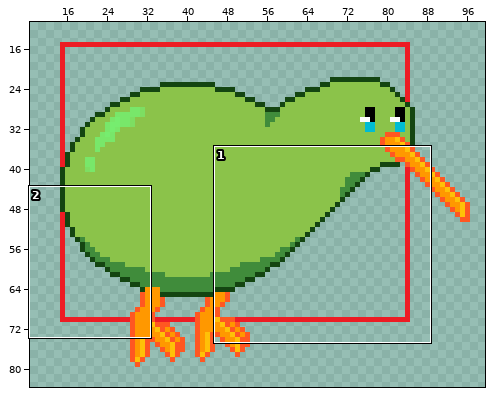
Sprite sheet, stored at Images/birb_sprite.png. The first picture is a wide view before the edit; the outline marks the close-up.
Close-up. Before:
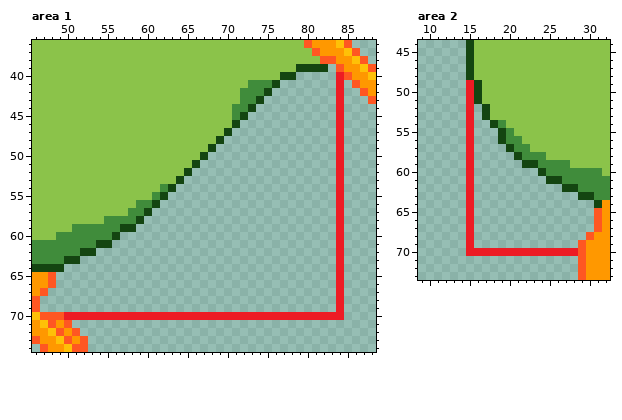
The file is 100x86 pixels. Colours within 5 levels of each other are drawn and written as one. Shown: area 1: x 46..88, y 36..74; area 2: x 9..32, y 44..73. The wide view leaves out empty margins. The commit also changed other parts of the picture, which this record leaves out.
Once edited:
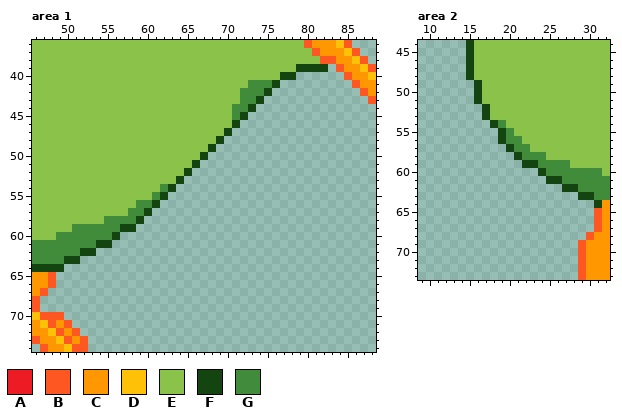
Palette (. is transparent): A #ed1c24  B #ff5722  C #ff9800  D #ffc107  E #8bc34a  F #144511  G #408c3b
Edits made:
Area 1:
The author cleared colour A in rows 40 to 69 at x 84; in row 70 at x 50 to 84.
Area 2:
The author cleared colour A in rows 49 to 69 at x 15; in row 70 at x 15 to 28.
Changed places in both close-ups, as pixel boxes (x1, y1, x2, y2):
erased: (64, 72, 344, 320)
erased: (466, 80, 578, 256)
